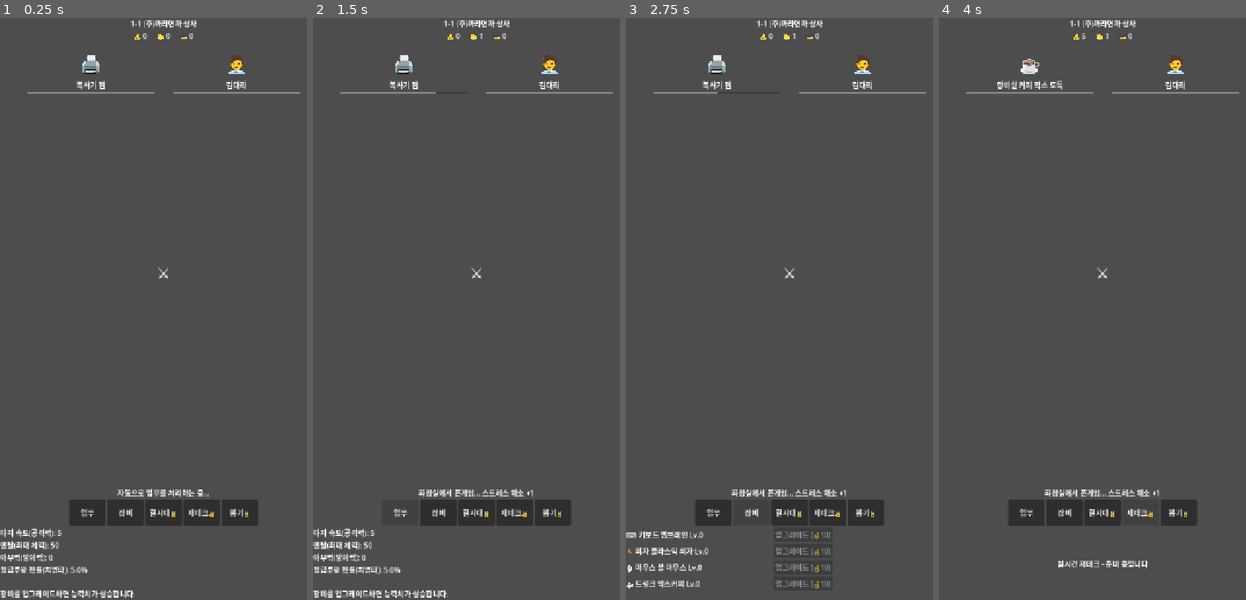
Above: before the commit, frames 1-4 (left to right).
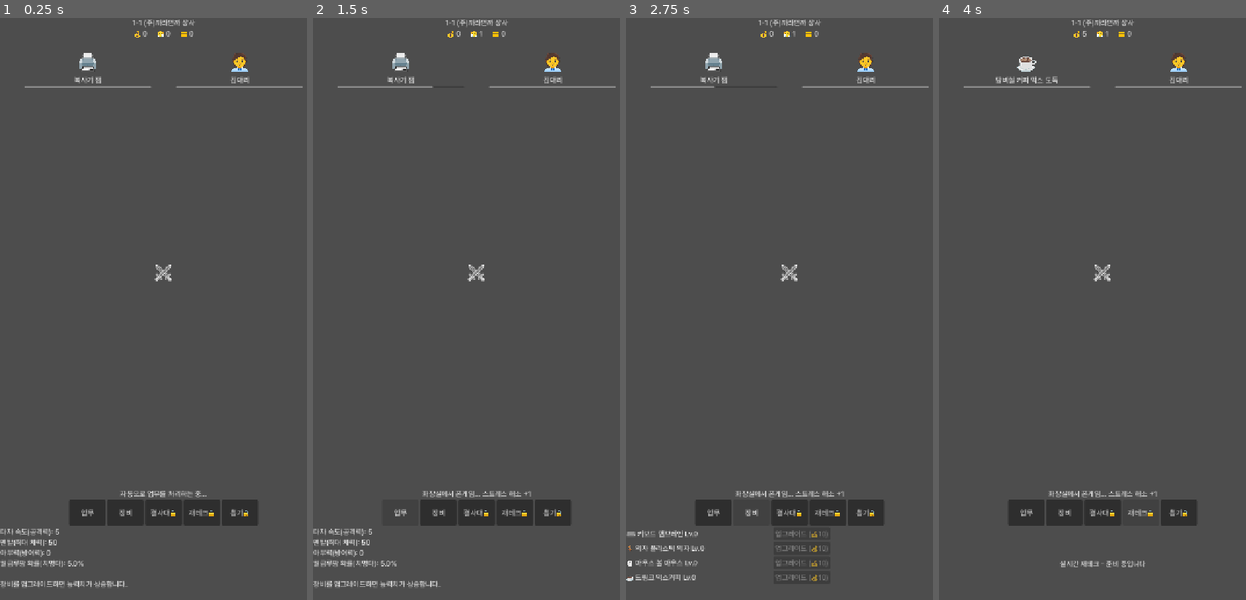
Above: after the commit, the same moments.

Repository: InjunKang/resignation-clicker
Game: Godot game, scene res://scenes/Main.tscn
The game is run twice, just before and just after one commit, with the same random seed, the same clock (stepped at 60 frames per second) and the same inputs.
Inputs (mouse positions are in pixels of both pictures, inside the frame that each line leads up to):
- Up to frame 1 (0.25 s): no input
- Up to frame 2 (1.5 s): click (475, 274) at 0.5 s; click "업무" at 1.25 s
- Up to frame 3 (2.75 s): click "장비" at 2 s
- Up to frame 4 (4 s): click "결사대🔒" at 2.75 s; click "재테크🔒" at 3.5 s

The runs differ from the first frame. In frame 1, 3.4% of the frame differs, in the area x 0-99%, y 0-100%; in frame 2, 3.4%; in frame 3, 3.2%; in frame 4, 2.1%.

Commit message:
Fix Korean/emoji text rendering with bundled fonts
Godot's built-in default font has no Hangul or emoji glyphs, so all
Korean UI text and emoji icons rendered as tofu boxes in a real
browser check. Bundle Pretendard (OFL) as the project default font
and Noto Emoji (OFL, monochrome) as its fallback so 🔒💰⚔️ etc. render
as line-art icons instead of breaking.

Co-Authored-By: Claude Sonnet 5 <noreply@anthropic.com>

Diff:
--- a/project.godot
+++ b/project.godot
@@ -28,6 +28,10 @@
 window/stretch/mode="canvas_items"
 window/stretch/aspect="keep"
 
+[gui]
+
+theme/custom_font="res://assets/fonts/Pretendard-Regular.otf"
+
 [rendering]
 
 renderer/rendering_method="gl_compatibility"
--- a/scripts/main.gd
+++ b/scripts/main.gd
@@ -5,6 +5,8 @@
 var panels: Dictionary = {}
 
 func _ready() -> void:
+	_setup_emoji_fallback()
+
 	set_anchors_and_offsets_preset(Control.PRESET_FULL_RECT)
 
 	var layout := VBoxContainer.new()
@@ -50,3 +52,11 @@
 func _on_tab_selected(id: String) -> void:
 	for key in panels.keys():
 		panels[key].visible = (key == id)
+
+## 프로젝트 기본 폰트(한글용 Pretendard)는 이모지 글리프가 없으므로,
+## 흑백 이모지 폰트(Noto Emoji)를 fallback으로 붙여 🔒💰 등이 깨지지 않게 한다.
+func _setup_emoji_fallback() -> void:
+	var base_font := load("res://assets/fonts/Pretendard-Regular.otf") as FontFile
+	var emoji_font := load("res://assets/fonts/NotoEmoji.ttf") as FontFile
+	if base_font and emoji_font and base_font.fallbacks.is_empty():
+		base_font.fallbacks = [emoji_font]
Binary file added: assets/fonts/NotoEmoji.ttf
Not shown, added: assets/fonts/NotoEmoji.ttf.import
Binary file added: assets/fonts/Pretendard-Regular.otf
Not shown, added: assets/fonts/Pretendard-Regular.otf.import
